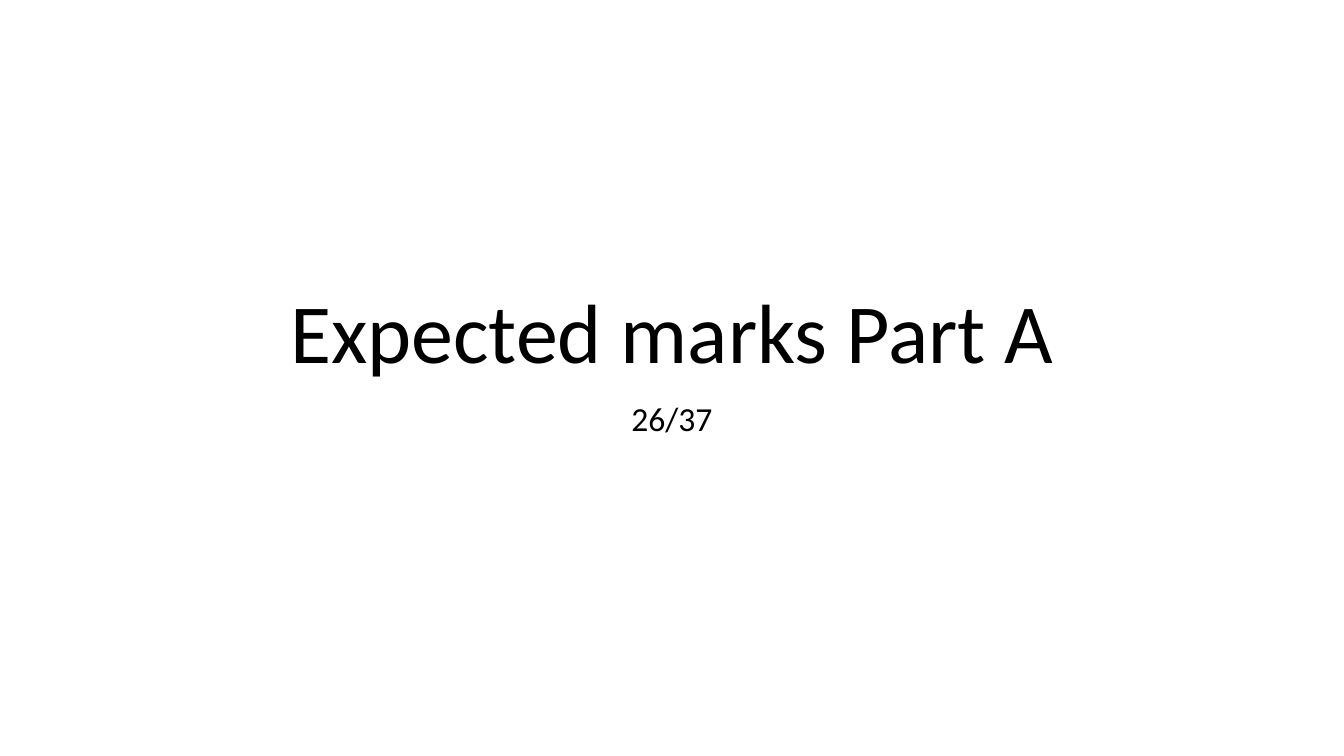
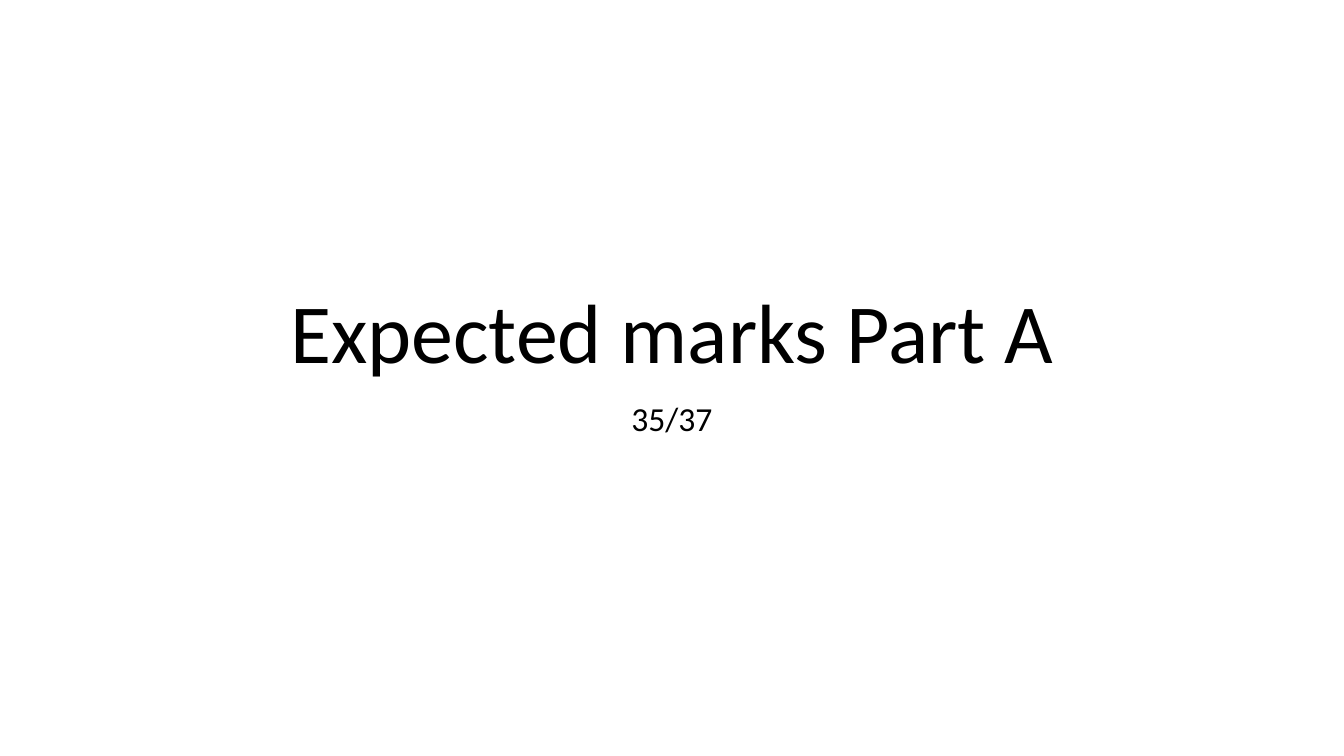
Before and after one commit to KeaganErasmus/BCDE222-C-, a slide deck: slide 1 of Assessment1/Assessment1.pptx. Drawn at 1344x756 pixels with LibreOffice and Linux fonts; fonts in the diff are those of the drawing. Boxes give left, top, right and bottom in pixels: in the first picture for what was removed or moved away, otherwise in the second. Text is boxed around its words. In the diff, an @@ line names an element or a change of style, - is before the commit and + after.

```diff
--- a/Assessment1/Assessment1.pptx
+++ b/Assessment1/Assessment1.pptx
@@ subtitle at (x1=631, y1=407, x2=712, y2=433): text changed @@
-26/37
+35/37
```
Also in this commit, not shown: 4 other slides changed, 10 slides added, 7 other files.
